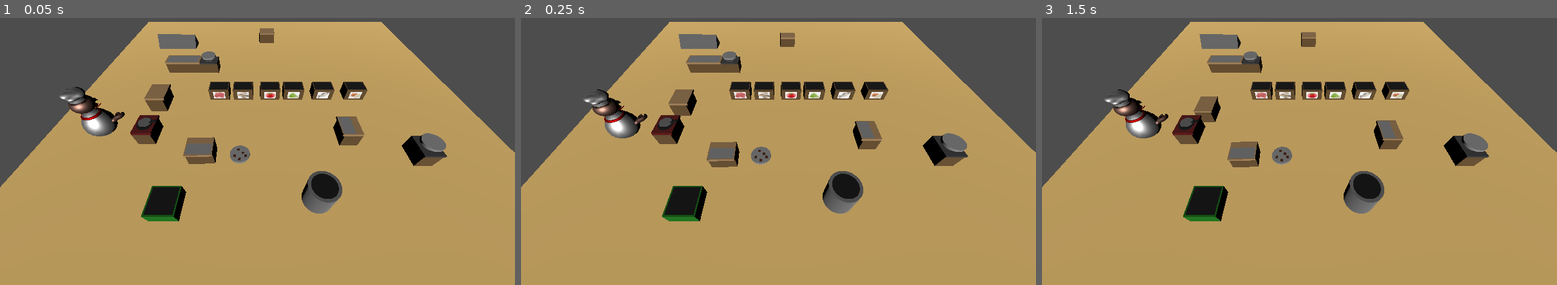
Above: before the commit, frames 1-3 (left to right).
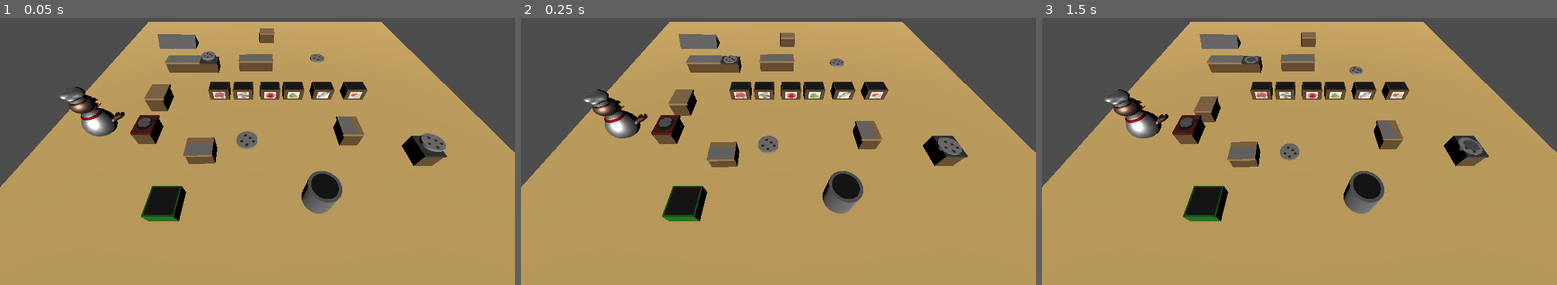
Above: after the commit, the same moments.

Repository: ChiefCharpa/Godot-Overcooked
Game: Godot game, scene res://Level.tscn
Two runs of this game, one before a commit and one after it. Both use one fixed random seed, a clock stepped at 60 frames per second and the inputs below.
Inputs:
- Up to frame 1 (0.05 s): no input
- Up to frame 2 (0.25 s): no input
- Up to frame 3 (1.5 s): hold E (Interaction_Select) 0.53-1.28 s; tap X (Chop) at 0.77, 0.8, 1.07, 1.35 s; tap Enter at 1.25 s

The runs differ from the first frame. In frame 1, 0.9% of the frame differs, in the area x 39-87%, y 12-55%; in frame 2, 1.2%; in frame 3, 1.1%.

Commit message:
Dish cleaning
Same controls as chopping, can stack multiple dirty plates into the sink, no proper modle

Diff:
--- a/overcooked/InteractionChecker.gd
+++ b/overcooked/InteractionChecker.gd
@@ -18,9 +18,16 @@
 	body_to_activate = null #resets body_to_activate before checking for overlapping bodies
 
 	for body in overlapping_bodies:
-		if body.has_method("_activate"):
+		if body_to_activate == "Plate" and body == "Plate" and body_to_activate < body:
 			resource_type = body.get_some_variable() #gets the resource type from the body
 			body_to_activate = body #sets body_to_activate to the current body
+		elif body.has_method("dirtyPlate") and body.pickupable == true:
+			resource_type = body.get_some_variable() #gets the resource type from the body
+			body_to_activate = body #sets body_to_activate to the current body
+		elif body.has_method("_activate") and not body.has_method("dirtyPlate"):
+			resource_type = body.get_some_variable() #gets the resource type from the body
+			body_to_activate = body #sets body_to_activate to the current body
+
 
 	if Input.is_action_just_pressed("Chop"): #if you press chop, then look again but this time for a counter
 		for body in overlapping_bodies:
--- a/overcooked/Inventory.gd
+++ b/overcooked/Inventory.gd
@@ -87,3 +87,15 @@
 			print("Error: currentCounter is an invalid path")
 	else:
 		print("No item is being held")
+
+func sink_place_item(currentCounter: NodePath, itemPos: float, itemAngle: float):
+	if heldVegetable != null:
+		if currentCounter != null and get_tree().get_root().has_node(currentCounter):
+			heldVegetable.get_parent().remove_child(heldVegetable) # removes the item being held from the player node
+			var new_root = get_tree().get_root().get_node(currentCounter) # gets the current selected counter node
+			if new_root != null:
+				new_root.add_child(heldVegetable) # adds the held item to the current selected counter node
+				heldVegetable.global_transform.origin = new_root.global_transform.origin + Vector3(-.7, itemPos/2.0, 0) # places the item on top of the counter
+				heldVegetable.global_transform.basis = Basis(Vector3(0, 0, 1), itemAngle)
+				heldVegetable = null
+				resources_inventory.clear() # clears inventory
--- a/overcooked/Level.tscn
+++ b/overcooked/Level.tscn
@@ -16,6 +16,7 @@
 [ext_resource type="PackedScene" uid="uid://brlop6qo3v6ib" path="res://Objects/Counters/service_counter.tscn" id="16_dcckh"]
 [ext_resource type="PackedScene" uid="uid://bnmxv1lamjdyj" path="res://playerChef.tscn" id="17_dcckh"]
 [ext_resource type="PackedScene" uid="uid://3aegjuif6mfk" path="res://Objects/Counters/stove.tscn" id="17_jftiw"]
+[ext_resource type="PackedScene" uid="uid://ccjshm25fqapr" path="res://Objects/Counters/Sink.tscn" id="17_yye10"]
 
 [sub_resource type="PlaneMesh" id="PlaneMesh_dppq4"]
 
@@ -86,10 +87,6 @@
 [node name="Counter3" parent="." instance=ExtResource("14_dn5x0")]
 transform = Transform3D(1, 0, 0, 0, 1, 0, 0, 0, 1, 5.85112, 0.307325, 3.84833)
 
-[node name="Plate_Dirty" parent="." instance=ExtResource("15_esphl")]
-transform = Transform3D(1, 0, 0, 0, 1, 0, 0, 0, 1, -1.34632, 0.135989, 3.88029)
-script = null
-
 [node name="Service_Counter" parent="." instance=ExtResource("16_dcckh")]
 transform = Transform3D(-0.0157248, 0, -0.999876, 0, 1, 0, 0.999876, 0, -0.0157248, -4.968, 0.3, -2.524)
 
@@ -98,3 +95,12 @@
 
 [node name="Player" parent="." instance=ExtResource("17_dcckh")]
 transform = Transform3D(1, 0, 0, 0, 1, 0, 0, 0, 1, -7.20844, 1.36336, 2.68581)
+
+[node name="Sink" parent="." instance=ExtResource("17_yye10")]
+transform = Transform3D(0.0128452, 0, -0.999918, 0, 1, 0, 0.999918, 0, 0.0128452, -0.734083, 0.298, -2.67023)
+
+[node name="Plate_Dirty" parent="." instance=ExtResource("15_esphl")]
+transform = Transform3D(1, 0, 0, 0, 1, 0, 0, 0, 1, -1.03755, 0.83696, 3.70283)
+
+[node name="Plate_Dirty2" parent="." instance=ExtResource("15_esphl")]
+transform = Transform3D(1, 0, 0, 0, 1, 0, 0, 0, 1, 2.8015, 0.83696, -2.31949)
--- a/overcooked/Objects/Containers/Container Scripts/plate_dirty.gd
+++ b/overcooked/Objects/Containers/Container Scripts/plate_dirty.gd
@@ -4,6 +4,7 @@
 var resource_type = "Plate"
 var held_vegetables: Array = []
 var childlist: Array = []
+var pickupable = true
 
 func add_vegetable(veg: Node3D,player_inventory):
 	pass
@@ -20,6 +21,9 @@
 func get_some_variable():
 	return resource_type
 
+func dirtyPlate():
+	pickupable = false
+
 func freeme():
 	queue_free()
 
--- /dev/null
+++ b/overcooked/Objects/Counters/Clean_plate_spawn.gd
@@ -0,0 +1,29 @@
+extends Area3D
+
+var cleanPlates
+
+func get_plate_count() -> int:
+	var count = 0
+	var parent_node = get_parent()
+	if parent_node:
+		for sibling in parent_node.get_children():
+			if sibling.name.begins_with("Plate"):
+				count += 1
+	return count
+
+
+
+func spawnPlate():
+	var plate_count = get_plate_count()  # Get count before spawning
+
+	var plate_obj = Global.VegDictionary["Plate"].instantiate()
+	plate_obj.name = "Plate_" + str(plate_count + 1)
+	plate_obj.freeze = true
+
+	# Position the new plate
+	var vertical_offset = 0.1 * plate_count + 0.1
+	plate_obj.global_transform.origin = self.global_transform.origin + Vector3(.7, vertical_offset, 3)
+
+	get_parent().add_child(plate_obj)  # Add after it's positioned
+
+	print("Spawned plate at height:", vertical_offset)
--- a/overcooked/Objects/Counters/Scripts/PlateCounter.gd
+++ b/overcooked/Objects/Counters/Scripts/PlateCounter.gd
@@ -6,7 +6,7 @@
 	spawn()
 
 func spawn():
-		var spawnedplate = Global.VegDictionary.get("Plate").instantiate()
+		var spawnedplate = Global.VegDictionary.get("Plate_Dirty").instantiate()
 		spawnedplate.global_position = self.global_position + Vector3(0,0.6,0.8)
 		get_parent().get_parent().add_child(spawnedplate)
 
--- /dev/null
+++ b/overcooked/Objects/Counters/Scripts/Sink_script.gd
@@ -0,0 +1,65 @@
+extends RigidBody3D
+
+var resource_type = "Interactable"
+var inventory_node
+var cleanSpawner
+var currentCounter
+var playerref
+var washing = false
+var dirtylist : Array = []
+@onready var timer = $Timer
+
+func _ready():
+	inventory_node = get_node("/root/LevelNode/Player/Inventory")
+	cleanSpawner  = get_node("/root/LevelNode/Sink/Area3D")
+	currentCounter = self
+
+func _chop(Player: CharacterBody3D):
+	var wash = false
+	if dirtylist.size() > 0:
+		wash = true
+	if wash and not washing:
+		playerref = Player
+		washing = true
+		playerref.Freeze()  # Freeze the player to simulate washing
+		timer.start()  # Start the washing timer
+	elif wash and washing:
+		washing = false
+		playerref.Freeze()  # Unfreeze the player
+		timer.wait_time = timer.time_left
+		timer.stop()
+
+# Function to activate and interact with all counter objects
+func _activate():
+	if inventory_node:
+		if inventory_node.resources_inventory.size() > 0:
+			if inventory_node.heldVegetable.has_method("dirtyPlate"):
+				inventory_node.heldVegetable.call("dirtyPlate") #calls the _activate method
+				dirtylist.append(inventory_node.heldVegetable)  # Add the new dirty plate
+				var platePos = 0.4 * dirtylist.size() + .3
+				print(platePos)
+				var plateAngle = deg_to_rad(45)
+				inventory_node.sink_place_item(currentCounter.get_path(), platePos, plateAngle)  # Pass the NodePath to the counter
+	else:
+		print("Player node is not set")
+	print(dirtylist)
+
+func get_some_variable():
+	return resource_type
+
+func Iscuttingboard():
+	pass
+
+func _on_timer_timeout() -> void:
+	if dirtylist.size() > 0:
+		playerref.Freeze()  # Freeze the player again after the cleaning process
+		if cleanSpawner and cleanSpawner.has_method("spawnPlate"):
+			cleanSpawner.spawnPlate()
+		else:
+			print("Could not find cleanSpawner or method is missing.")
+		var currentItem = dirtylist[dirtylist.size() - 1]
+		dirtylist.remove_at(dirtylist.size() - 1)
+		currentItem.queue_free()
+		timer.stop()
+		timer.wait_time = 1  # Reset the timer
+		washing = false
--- /dev/null
+++ b/overcooked/Objects/Counters/Sink.tscn
@@ -0,0 +1,67 @@
+[gd_scene load_steps=11 format=3 uid="uid://ccjshm25fqapr"]
+
+[ext_resource type="Script" uid="uid://dvdpxyvnwfpju" path="res://Objects/Counters/Scripts/Sink_script.gd" id="1_yvriu"]
+[ext_resource type="Script" uid="uid://ch2hx4oajfeyb" path="res://Objects/Counters/Clean_plate_spawn.gd" id="2_4n7t5"]
+
+[sub_resource type="BoxMesh" id="BoxMesh_4q843"]
+
+[sub_resource type="StandardMaterial3D" id="StandardMaterial3D_ov2ff"]
+albedo_color = Color(0.393316, 0.293962, 0.164876, 1)
+
+[sub_resource type="BoxShape3D" id="BoxShape3D_reikc"]
+size = Vector3(0.723, 0.596, 1)
+
+[sub_resource type="BoxMesh" id="BoxMesh_cot1o"]
+
+[sub_resource type="StandardMaterial3D" id="StandardMaterial3D_255jg"]
+albedo_color = Color(0.63, 0.496755, 0.3339, 1)
+
+[sub_resource type="PlaneMesh" id="PlaneMesh_2728q"]
+
+[sub_resource type="StandardMaterial3D" id="StandardMaterial3D_ac5pr"]
+albedo_color = Color(0.509804, 0.509804, 0.509804, 1)
+
+[sub_resource type="BoxShape3D" id="BoxShape3D_lmiww"]
+
+[node name="Sink" type="Node3D"]
+
+[node name="Sink_Rigidbody" type="RigidBody3D" parent="."]
+axis_lock_linear_x = true
+axis_lock_linear_y = true
+axis_lock_linear_z = true
+axis_lock_angular_x = true
+axis_lock_angular_y = true
+axis_lock_angular_z = true
+script = ExtResource("1_yvriu")
+
+[node name="MeshInstance3D" type="MeshInstance3D" parent="Sink_Rigidbody"]
+transform = Transform3D(0.723, 0, 0, 0, 0.596, 0, 0, 0, 2, 0, 0, 0)
+mesh = SubResource("BoxMesh_4q843")
+surface_material_override/0 = SubResource("StandardMaterial3D_ov2ff")
+
+[node name="CollisionShape3D" type="CollisionShape3D" parent="Sink_Rigidbody"]
+transform = Transform3D(1.001, 0, 0, 0, 1.001, 0, 0, 0, 2, 0, 0, 0)
+shape = SubResource("BoxShape3D_reikc")
+
+[node name="MeshInstance3D3" type="MeshInstance3D" parent="Sink_Rigidbody"]
+transform = Transform3D(0.8, 0, 0, 0, 0.1, 0, 0, 0, 2, 0.04, 0.35, 0)
+mesh = SubResource("BoxMesh_cot1o")
+skeleton = NodePath("")
+surface_material_override/0 = SubResource("StandardMaterial3D_255jg")
+
+[node name="MeshInstance3D3" type="MeshInstance3D" parent="Sink_Rigidbody/MeshInstance3D3"]
+transform = Transform3D(0.45, 0, 0, 0, 1, 0, 0, 0, 0.45, 0, 0.51, 0)
+mesh = SubResource("PlaneMesh_2728q")
+skeleton = NodePath("")
+surface_material_override/0 = SubResource("StandardMaterial3D_ac5pr")
+
+[node name="Timer" type="Timer" parent="Sink_Rigidbody"]
+
+[node name="Area3D" type="Area3D" parent="."]
+script = ExtResource("2_4n7t5")
+
+[node name="CollisionShape3D2" type="CollisionShape3D" parent="Area3D"]
+transform = Transform3D(0.8, 0, 0, 0, 1, 0, 0, 0, 1, 0.04, 0.9, -0.5)
+shape = SubResource("BoxShape3D_lmiww")
+
+[connection signal="timeout" from="Sink_Rigidbody/Timer" to="Sink_Rigidbody" method="_on_timer_timeout"]
--- a/overcooked/playerChef.tscn
+++ b/overcooked/playerChef.tscn
@@ -75,7 +75,7 @@
 script = ExtResource("2_vmk5g")
 
 [node name="CollisionShape3D" type="CollisionShape3D" parent="InteractionCheckerArea3D"]
-transform = Transform3D(1, 0, 0, 0, 1, 0, 0, 0, 1, 0, 0, -0.336121)
+transform = Transform3D(1, 0, 0, 0, 2, 0, 0, 0, 1, 0, 0.5, -0.336)
 shape = SubResource("BoxShape3D_5s4uc")
 
 [node name="Timer" type="Timer" parent="InteractionCheckerArea3D"]
Not shown: 1 places in overcooked/Level.tscn that only renumber resources
Not shown, added: overcooked/Objects/Counters/Clean_plate_spawn.gd.uid
Not shown, added: overcooked/Objects/Counters/Scripts/Sink_script.gd.uid
Not shown, changed: overcooked/Overcooked Assets/Meshes/Environment/Bin/Bin_Texture.PNG.import
Not shown, changed: overcooked/Overcooked Assets/Meshes/Environment/Bin/Bin_Texture_Mat_BaseColor.png.import
Not shown, changed: overcooked/Overcooked Assets/Meshes/Environment/Chopping Board/Knife.png.import
Not shown, changed: overcooked/Overcooked Assets/Meshes/Environment/Washing Station/Water.png.import
Not shown, changed: overcooked/Overcooked Assets/Meshes/Objects/Fire Extinguisher/FireExtinguisher_ncl1_1_Mat_BaseColor.png.import
Not shown, changed: overcooked/Overcooked Assets/Meshes/Objects/Mushroom/Mushroom.png.import
Not shown, added: overcooked/Objects/Counters/Sink.tscn64807837245.tmp
Not shown, added: overcooked/Objects/Counters/Sink.tscn8960796138.tmp
Not shown, added: overcooked/Objects/Counters/Sink.tscn8967059930.tmp
